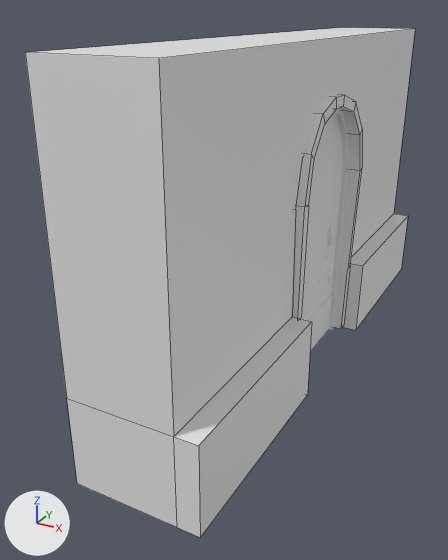
A saved change to the FBX model BurdenOfChoices_Project/Assets/_BurdenOfChoices_Root/3D/Models/Blocking/BK_Paredes/SM_Door.fbx.
One viewpoint serves both versions: a camera (50 mm lens) standing at (1.53, -1.5, 1.84) and looking at (0.05, 1.19, 0.49). The lights are fixed; the arrows at lower left show +X, +Y and +Z. The older version comes first. Mesh edges are drawn as thin lines on the coarser meshes. Where no turn or scale is listed for an object, it has been applied to the vertices.

The scene before the commit, as lines of its bpy script (objects in view):
```python
me_cube_039 = bpy.data.meshes.new('Cube.039')
me_cube_039.from_pydata(...)  # 45 vertices, 30 faces; spans x 0.0..0.6, y 0.0..3.0, z 0.0..1.71
me_cube_039.materials.append(mat_material_001)  # white #e7e7e7
# before: 5 (0.0, 3.0, 0.0), 11 (0.0, 3.0, 0.43), 12 (0.6, 3.0, 0.43) at pixel (408, 215), 13 (0.6, 3.0, 0.0) at pixel (401, 269), 14 (0.6, 0.0, 0.43) at pixel (198, 445)
# before: 15 (0.6, 0.0, 0.0) at pixel (200, 537), 16 (0.0, 1.05, 0.99), 22 (0.0, 1.07, 0.43), 23 (0.0, 1.91, 0.99), 24 (0.0, 1.9, 0.43)
# before: 26 (0.5, 1.08, 0.0), 27 (0.5, 1.88, 0.0), 28 (0.0, 1.08, 0.0), 29 (0.0, 1.89, 0.0), 33 (0.5, 1.91, 0.99)
# before: 36 (0.5, 1.05, 0.99) at pixel (295, 209), 37 (0.5, 1.07, 0.43) at pixel (292, 316), 38 (0.5, 1.9, 0.43), 40 (0.0, 1.89, 0.07), 41 (0.6, 1.07, 0.43) at pixel (311, 321)
# before: 42 (0.6, 1.89, 0.43) at pixel (362, 265), 43 (0.6, 1.08, 0.0) at pixel (307, 394), 44 (0.6, 1.88, 0.0) at pixel (355, 330)
me_plane_013 = bpy.data.meshes.new('Plane.013')
me_plane_013.from_pydata(...)  # 44 vertices, 40 faces; spans x -0.312..0.263, y -0.429..0.432, z -0.923..0.516
me_plane_020 = bpy.data.meshes.new('Plane.020')
me_plane_020.from_pydata(...)  # 361 vertices, 251 faces; spans x -0.137..0.012, y -0.025..0.747, z -0.011..1.382
ob_marco_002 = bpy.data.objects.new('marco.002', me_plane_013)
ob_marco_002.location = (0.281, 1.482, 0.93)
ob_pared_normal_025 = bpy.data.objects.new('Pared normal.025', me_cube_039)
ob_pared_normal_025.location = (0.0, 0.0, 0.0)
ob_puerta_005 = bpy.data.objects.new('puerta.005', me_plane_020)
ob_puerta_005.location = (0.466, 1.125, 0.009)
```
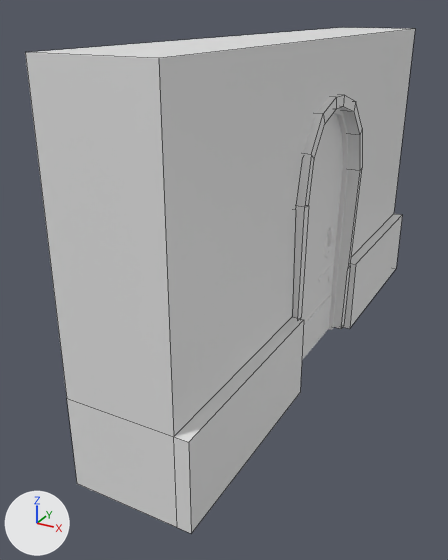
The change, as a diff of the scene's bpy script:
```diff
--- a/BurdenOfChoices_Project/Assets/_BurdenOfChoices_Root/3D/Models/Blocking/BK_Paredes/SM_Door.fbx.py
+++ b/BurdenOfChoices_Project/Assets/_BurdenOfChoices_Root/3D/Models/Blocking/BK_Paredes/SM_Door.fbx.py
@@ me_cube_039 @@
 # used by ob_pared_normal_025; location = (0.0, 0.0, 0.0)
 # verts and faces of me_cube_039; kept vertices keep their numbers, new ones are numbered from 45
-me_cube_039.from_pydata(...)  # 45 vertices, 30 faces; spans x 0.0..0.6, y 0.0..3.0, z 0.0..1.71
-me_cube_039.materials.append(mat_material_001)  # white #e7e7e7
+me_cube_039.from_pydata(...)  # 44 vertices, 32 faces; spans x 0.0..0.56, y 0.0..3.0, z 0.0..1.71
+# me_cube_039 part 1
+delete_vertices([40])  # with the faces that use them
+delete_faces([(16, 36, 37, 26, 28, 22)])
+for i in [*range(12, 16), *range(41, 45)]: verts[i] += (-0.04, 0.0, 0.0)
+faces += [(5, 29, 24, 11), (23, 24, 38, 33), (16, 36, 37, 22), (24, 29, 27, 38), (22, 37, 26, 28)]
```

Changed parts and their boxes (x1, y1, x2, y2) in the pictures (448 x 560 px):
'Pared normal.025', reshaped
    before: (25, 27, 415, 538)
    after: (25, 27, 415, 533)
part 1 of me_cube_039, cut back
    before: (174, 214, 408, 538)
    after: (174, 214, 402, 533)
